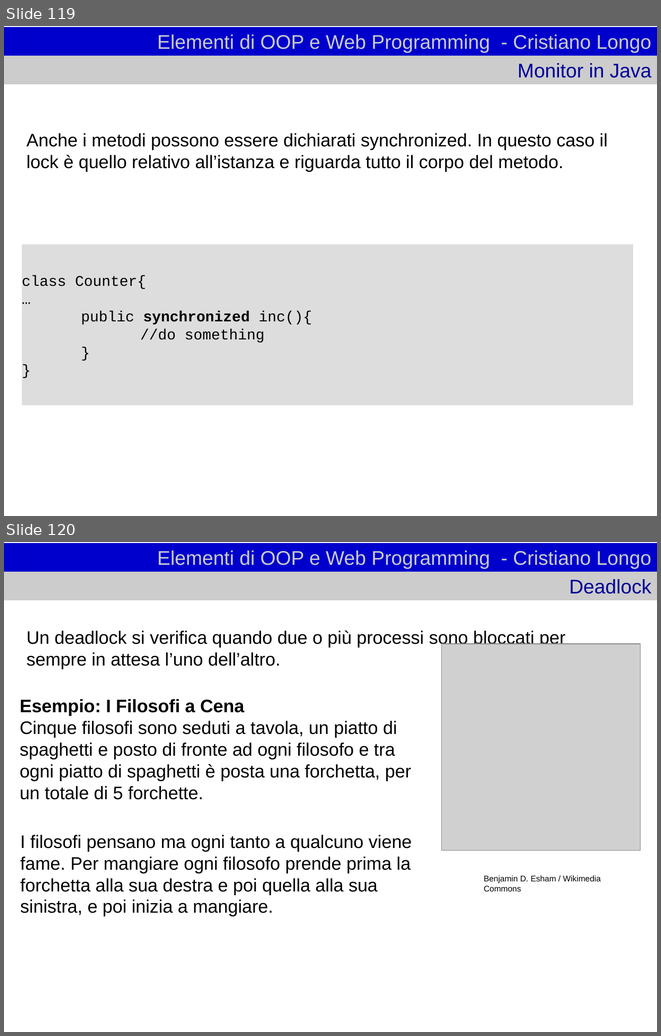
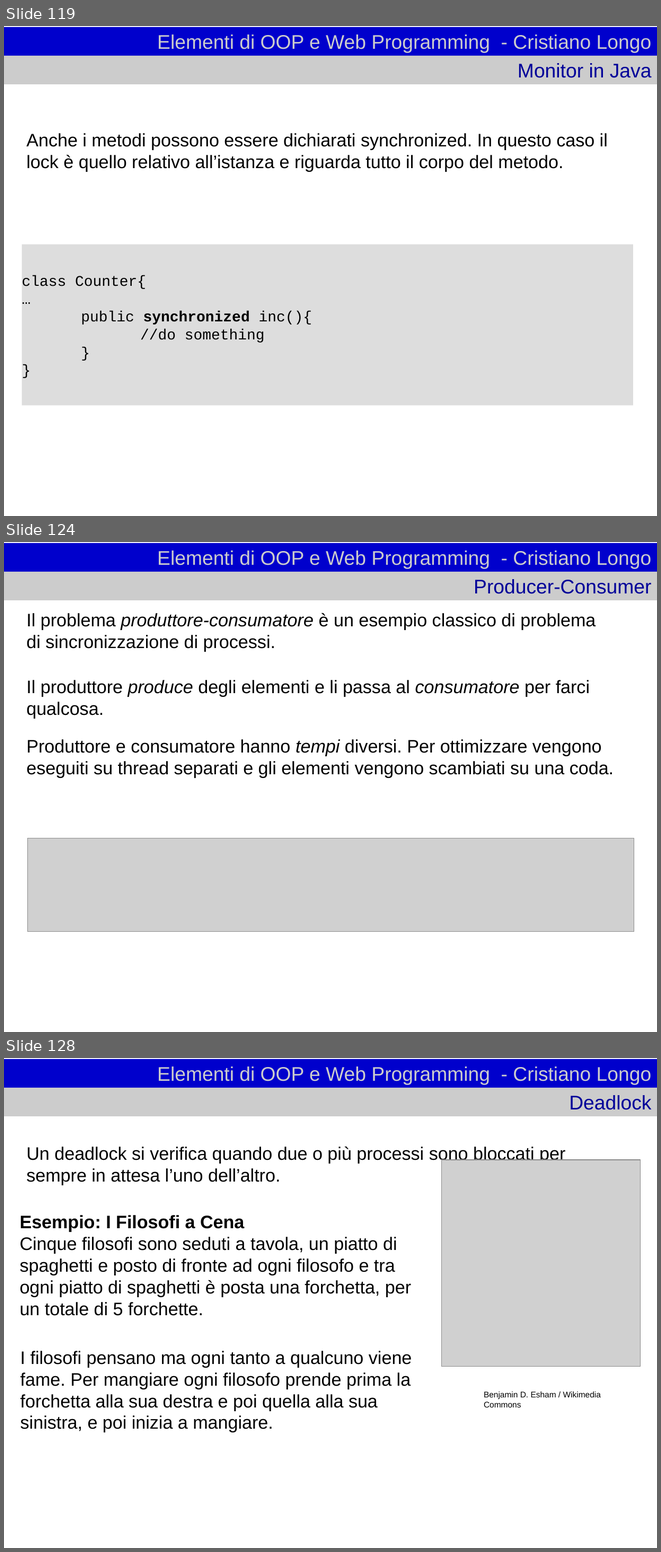
Before and after one commit to cristianolongoodhl/courses, a slide deck: JavaAndOOP/oopweb1.odp. Shown one above the other, each under a label of ours: slides 119 and 120 before the commit, slides 119, 124 and 128 after it; the slides between them are not shown. The pictures are 661x1036 and 661x1552 pixels, drawn with LibreOffice and Linux fonts; fonts in the diff are those of the drawing; grey boxes stand for pictures. Boxes give left, top, right and bottom in pixels: in the first picture for what was removed or moved away, otherwise in the second. Text is boxed around its words. In the diff, an @@ line names an element or a change of style, - is before the commit and + after.

```diff
--- a/JavaAndOOP/oopweb1.odp
+++ b/JavaAndOOP/oopweb1.odp
@@ slide 124 added at box(4, 542, 657, 1032), background #FFFFFF @@
@@ title added at box(4, 543, 657, 572), fill #0000CC, 24 pt, text #CCCCCC @@
+Elementi di OOP e Web Programming - Cristiano Longo
@@ title added at box(4, 572, 657, 600), fill #CCCCCC, 24 pt, text #000099 @@
+Producer-Consumer
@@ subtitle added at box(26, 613, 595, 651), 22 pt, text #000000 @@
+Il problema produttore-consumatore è un esempio classico di problema di sincronizzazione di processi.
@@ text added at box(26, 680, 590, 718), 22 pt, text #000000 @@
+Il produttore produce degli elementi e li passa al consumatore per farci qualcosa.
@@ text added at box(26, 739, 614, 777), 22 pt, text #000000 @@
+Produttore e consumatore hanno tempi diversi. Per ottimizzare vengono eseguiti su thread separati e gli elementi vengono scambiati su una coda.
@@ picture added at box(28, 838, 635, 932) @@
@@ what was slide 120 is now slide 128 @@
```
Also in this commit, not shown: 26 other slides added, 1 slide removed, 2 other files.
